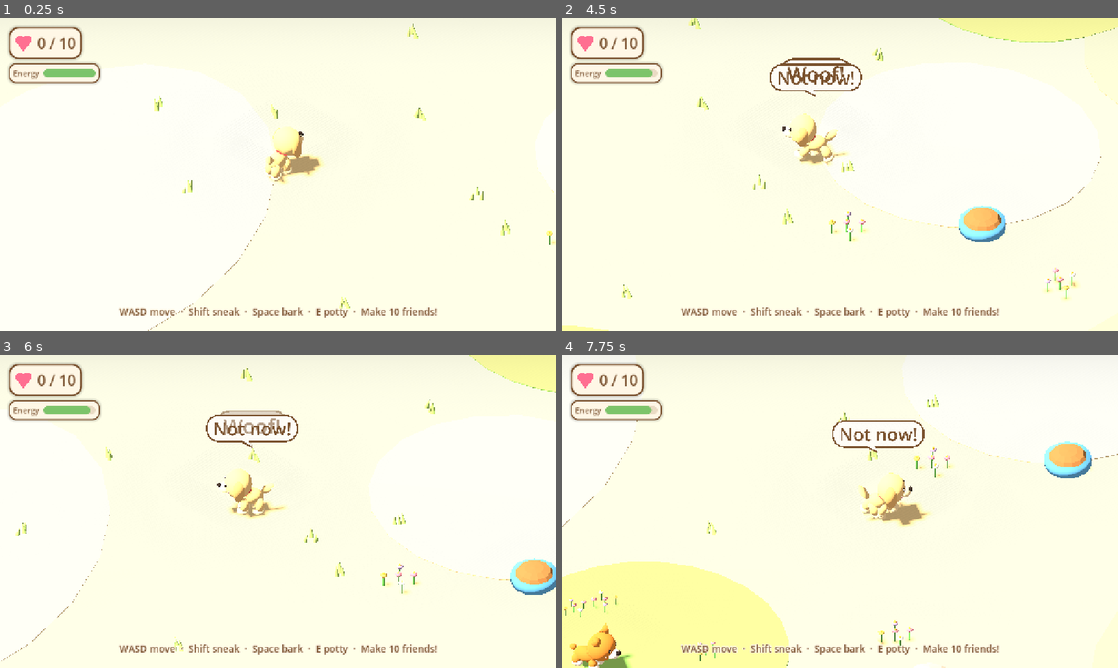
Above: before the commit, frames 1-4 (two rows, left to right).
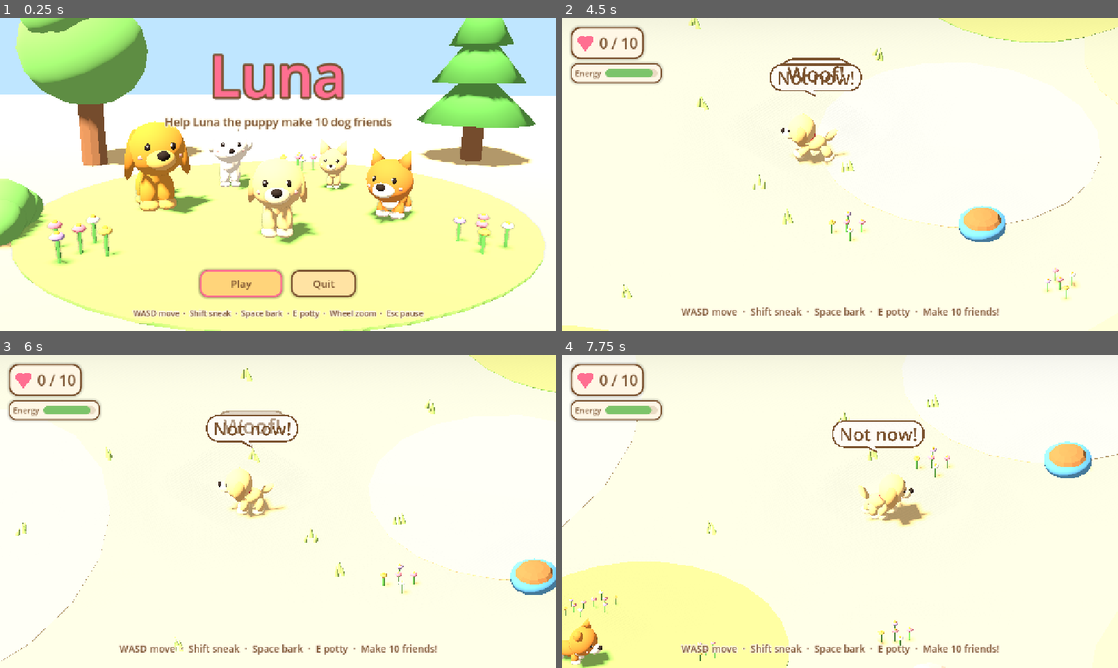
Above: after the commit, the same moments.

Repository: snipey101/Luna
Game: Godot game, scene res://scenes/Splash.tscn
Two runs of this game, one before a commit and one after it. Both use one fixed random seed, a clock stepped at 60 frames per second and the inputs below. Before the commit the project starts from res://scenes/Main.tscn. Sound files missing from this copy of the repository are replaced by a short silence.
Inputs (mouse positions are in pixels of both pictures, inside the frame that each line leads up to):
- Up to frame 1 (0.25 s): no input
- Up to frame 2 (4.5 s): click (801, 284) at 0.5 s, where only the run after the commit has a clickable "Play"; move the mouse to (962, 158) at 1.27 s; hold D (move_right) 1.28-2.03 s; hold Space (bark) 1.28-2.03 s; click (962, 158) at 1.42 s; tap E (potty) at 1.55, 2.1, 3.8 s; move the mouse to (728, 190) at 2.02 s; hold S (move_down) 2.03-2.78 s; click (728, 190) at 2.17 s; tap Shift (sneak) at 2.3 s; move the mouse to (895, 105) at 2.77 s; hold D (move_right) 2.78-3.53 s; hold Shift (sneak) 2.78-3.53 s; click (895, 105) at 2.92 s; tap Space (bark) at 3.05, 3.6 s; move the mouse to (812, 237) at 3.52 s; hold W (move_up) 3.53-4.28 s; click (812, 237) at 3.67 s; move the mouse to (1006, 221) at 4.27 s; hold A (move_left) from 4.28 s (still down); hold E (potty) from 4.28 s (still down); click (1006, 221) at 4.42 s
- Up to frame 3 (6 s): tap Shift (sneak) at 4.55, 5.1 s; tap Escape (pause) at 4.9 s; move the mouse to (111, 464) at 5.02 s; release E (potty) at 5.03 s; click (111, 464) at 5.17 s; tap Space (bark) at 5.3 s; release A (move_left) at 5.75 s; click "Resume" at 5.75 s
- Up to frame 4 (7.75 s): move the mouse to (867, 511) at 6.52 s; hold S (move_down) 6.53-7.28 s; hold = (zoom_in) 6.53-7.28 s; click (867, 511) at 6.67 s; tap E (potty) at 6.8 s; move the mouse to (756, 433) at 7.27 s; hold D (move_right) from 7.28 s (still down); tap - (zoom_out) at 7.35 s; click (756, 433) at 7.42 s; tap Shift (sneak) at 7.55 s

The runs differ from the first frame. In frame 1, 75% of the frame differs, in the area x 0-100%, y 0-100%; in frame 2, 0.2%; in frame 3, less than 0.1%; in frame 4, 1.4%.

Commit message:
Add a title screen
- New Splash scene (now the main scene): Luna and four friends wagging
  and hopping on a little lawn, "Luna" title, tagline, controls, and
  Play / Quit. Enter/Space start, Esc quits; Play fades into the game.
- Shared look: World.add_environment() (moved from main.gd) and static
  Hud.panel_style() / Hud.style_button().
- Debug flags skip the title; --splash shows it, --autoplay presses Play.
- ADR 0017 and README update.

Co-Authored-By: Claude Opus 5.5 <noreply@anthropic.com>

Diff:
--- a/game/project.godot
+++ b/game/project.godot
@@ -7,7 +7,7 @@
 
 config/name="Luna"
 config/description="Help Luna the labrador puppy make 10 dog friends."
-run/main_scene="res://scenes/Main.tscn"
+run/main_scene="res://scenes/Splash.tscn"
 config/features=PackedStringArray("4.7", "Forward Plus")
 
 [autoload]
--- /dev/null
+++ b/game/scenes/Splash.tscn
@@ -0,0 +1,6 @@
+[gd_scene load_steps=2 format=3]
+
+[ext_resource type="Script" path="res://scripts/splash.gd" id="1_splash"]
+
+[node name="Splash" type="Node3D"]
+script = ExtResource("1_splash")
--- a/game/scripts/hud.gd
+++ b/game/scripts/hud.gd
@@ -85,7 +85,7 @@
 
 func _build_energy() -> void:
 	var panel := PanelContainer.new()
-	var sb := _style(CREAM, 16, 3)
+	var sb := panel_style(CREAM, 16, 3)
 	sb.set_content_margin_all(10)
 	panel.add_theme_stylebox_override("panel", sb)
 	panel.position = Vector2(20, 104)
@@ -113,7 +113,21 @@
 	row.add_child(_energy_bar)
 
 
-func _style(bg: Color, radius: int, border := 4) -> StyleBoxFlat:
+## Shared look for buttons (also used by the splash screen).
+static func style_button(btn: Button) -> void:
+	btn.add_theme_font_size_override("font_size", 24)
+	for c in ["font_color", "font_hover_color", "font_pressed_color", "font_focus_color"]:
+		btn.add_theme_color_override(c, BROWN)
+	btn.add_theme_stylebox_override("normal", panel_style(Color("#FFE3A3"), 18))
+	btn.add_theme_stylebox_override("hover", panel_style(Color("#FFD47A"), 18))
+	btn.add_theme_stylebox_override("pressed", panel_style(Color("#F5C060"), 18))
+	var focus := panel_style(Color("#FFD47A"), 18)
+	focus.border_color = Color("#FF6F91")
+	btn.add_theme_stylebox_override("focus", focus)
+
+
+## Cream panel with a brown border (also used by the splash screen).
+static func panel_style(bg: Color, radius: int, border := 4) -> StyleBoxFlat:
 	var sb := StyleBoxFlat.new()
 	sb.bg_color = bg
 	sb.set_corner_radius_all(radius)
@@ -127,7 +141,7 @@
 
 func _build_score() -> void:
 	var panel := PanelContainer.new()
-	panel.add_theme_stylebox_override("panel", _style(CREAM, 22))
+	panel.add_theme_stylebox_override("panel", panel_style(CREAM, 22))
 	panel.position = Vector2(20, 20)
 	add_child(panel)
 	_score_box = panel
@@ -172,7 +186,7 @@
 	center.set_anchors_preset(Control.PRESET_FULL_RECT)
 	dim.add_child(center)
 	var panel := PanelContainer.new()
-	var sb := _style(CREAM, 32, 6)
+	var sb := panel_style(CREAM, 32, 6)
 	sb.set_content_margin_all(36)
 	panel.add_theme_stylebox_override("panel", sb)
 	center.add_child(panel)
@@ -203,15 +217,7 @@
 		var btn := Button.new()
 		btn.text = spec[0]
 		btn.custom_minimum_size = Vector2(170, 56)
-		btn.add_theme_font_size_override("font_size", 24)
-		btn.add_theme_color_override("font_color", BROWN)
-		btn.add_theme_color_override("font_hover_color", BROWN)
-		btn.add_theme_color_override("font_pressed_color", BROWN)
-		btn.add_theme_color_override("font_focus_color", BROWN)
-		btn.add_theme_stylebox_override("normal", _style(Color("#FFE3A3"), 18))
-		btn.add_theme_stylebox_override("hover", _style(Color("#FFD47A"), 18))
-		btn.add_theme_stylebox_override("pressed", _style(Color("#F5C060"), 18))
-		btn.add_theme_stylebox_override("focus", StyleBoxEmpty.new())
+		style_button(btn)
 		btn.pressed.connect(spec[1])
 		row.add_child(btn)
 	return dim
--- a/game/scripts/main.gd
+++ b/game/scripts/main.gd
@@ -23,7 +23,7 @@
 	var seed_value: int = seed_override if seed_override >= 0 else int(_args.get("seed", randi()))
 	_rng.seed = seed_value
 
-	_build_environment()
+	World.add_environment(self)
 	world = World.new()
 	add_child(world)
 	world.build(seed_value)
@@ -62,32 +62,6 @@
 		_needs_demo.call_deferred()
 	if _args.has("screenshot"):
 		_take_screenshot(_args.screenshot, float(_args.get("shot-delay", 2.0)))
-
-
-func _build_environment() -> void:
-	var env := Environment.new()
-	env.background_mode = Environment.BG_COLOR
-	env.background_color = Color("#BFE6FF")
-	env.ambient_light_source = Environment.AMBIENT_SOURCE_COLOR
-	env.ambient_light_color = Color("#FFF1DC")
-	env.ambient_light_energy = 0.55
-	env.tonemap_mode = Environment.TONE_MAPPER_LINEAR
-	env.ssao_enabled = true
-	env.ssao_radius = 0.6
-	env.ssao_intensity = 1.2
-	var we := WorldEnvironment.new()
-	we.environment = env
-	add_child(we)
-
-	var sun := DirectionalLight3D.new()
-	sun.rotation_degrees = Vector3(-55, -30, 0)
-	sun.light_color = Color("#FFF0D2")
-	sun.light_energy = 1.05
-	sun.shadow_enabled = true
-	sun.shadow_blur = 1.5
-	sun.directional_shadow_mode = DirectionalLight3D.SHADOW_ORTHOGONAL
-	sun.directional_shadow_max_distance = 70.0
-	add_child(sun)
 
 
 func _spawn_dogs() -> void:
--- /dev/null
+++ b/game/scripts/splash.gd
@@ -0,0 +1,218 @@
+extends Node3D
+## Title screen: Luna and a few friends wagging on a little lawn, with the
+## game title and Play / Quit. Enter, Space or a click on Play starts.
+##
+## Any debug flags on the command line (e.g. --screenshot) skip straight to
+## the game, unless --splash is given (for screenshots of this screen).
+## --splash --autoplay presses Play after a moment, to check the hand-over.
+
+const MAIN_SCENE := "res://scenes/Main.tscn"
+const PINK := Color("#FF6F91")
+
+## [breed, position, facing (deg)]: Luna front and centre.
+const CAST := [
+	["luna", Vector3(0, 0, 0.6), 0.0],
+	["golden", Vector3(-1.9, 0, -0.6), 25.0],
+	["corgi", Vector3(1.7, 0, -0.2), -30.0],
+	["poodle", Vector3(-0.9, 0, -2.0), 10.0],
+	["chihuahua", Vector3(1.0, 0, -1.8), -15.0],
+]
+
+var _dogs: Array[Dictionary] = []  # {model, anim}
+var _camera: Camera3D
+var _t := 0.0
+var _hop := 2.0
+var _starting := false
+var _fade: ColorRect
+
+
+func _ready() -> void:
+	var args := OS.get_cmdline_user_args()
+	if not args.is_empty() and not "--splash" in args:
+		get_tree().change_scene_to_file.call_deferred(MAIN_SCENE)
+		return
+	World.add_environment(self)
+	_build_stage()
+	_build_ui()
+	Sfx.start_music()
+	if "--autoplay" in args:
+		get_tree().create_timer(0.8).timeout.connect(_start)
+	elif "--splash" in args:
+		_screenshot_if_asked(args)
+
+
+func _process(delta: float) -> void:
+	_t += delta
+	# Gentle camera sway.
+	_camera.position.x = sin(_t * 0.3) * 0.6
+	_camera.look_at(Vector3(0, 0.55, -0.4))
+	# Every couple of seconds a random dog does a happy hop.
+	_hop -= delta
+	if _hop <= 0.0 and not _dogs.is_empty():
+		_hop = randf_range(1.2, 2.4)
+		var d: Dictionary = _dogs.pick_random()
+		d.anim.squash()
+		var m: Node3D = d.model
+		var tw := create_tween()
+		tw.tween_property(m, "position:y", 0.25, 0.15).set_ease(Tween.EASE_OUT).set_trans(Tween.TRANS_QUAD)
+		tw.tween_property(m, "position:y", 0.0, 0.18).set_ease(Tween.EASE_IN).set_trans(Tween.TRANS_QUAD)
+
+
+func _unhandled_input(event: InputEvent) -> void:
+	if event.is_action_pressed("pause"):
+		get_tree().quit()
+
+
+func _start() -> void:
+	if _starting:
+		return
+	_starting = true
+	Sfx.play("bark", -2.0, 0.1)
+	var tw := create_tween()
+	tw.tween_property(_fade, "color:a", 1.0, 0.4)
+	tw.tween_callback(func(): get_tree().change_scene_to_file(MAIN_SCENE))
+
+
+func _build_stage() -> void:
+	_camera = Camera3D.new()
+	_camera.fov = 38.0
+	_camera.position = Vector3(0, 2.0, 6.2)
+	add_child(_camera)
+	_camera.current = true
+
+	var ground := MeshInstance3D.new()
+	var plane := PlaneMesh.new()
+	plane.size = Vector2(80, 80)
+	var sand := StandardMaterial3D.new()
+	sand.albedo_color = World.SAND
+	sand.roughness = 1.0
+	plane.material = sand
+	ground.mesh = plane
+	add_child(ground)
+
+	var lawn := MeshInstance3D.new()
+	var disc := CylinderMesh.new()
+	disc.top_radius = 3.6
+	disc.bottom_radius = 3.6
+	disc.height = 0.06
+	disc.radial_segments = 40
+	var grass := StandardMaterial3D.new()
+	grass.albedo_color = World.GRASS
+	grass.roughness = 1.0
+	disc.material = grass
+	lawn.mesh = disc
+	lawn.position = Vector3(0, 0, -0.6)
+	add_child(lawn)
+
+	var props := [
+		[World.TREE_ROUND, Vector3(-4.2, 0, -4.0), 1.2],
+		[World.TREE_PINE, Vector3(4.6, 0, -4.6), 1.3],
+		[World.TREE_ROUND, Vector3(6.5, 0, -1.0), 1.0],
+		[World.BUSH, Vector3(-3.6, 0, 0.6), 0.9],
+		[World.FLOWERS, Vector3(-2.2, 0.02, 1.4), 1.6],
+		[World.FLOWERS, Vector3(2.4, 0.02, 1.1), 1.4],
+		[World.FLOWERS, Vector3(0.4, 0.02, -3.2), 1.5],
+	]
+	for p in props:
+		var inst: Node3D = (p[0] as PackedScene).instantiate()
+		inst.position = p[1]
+		inst.scale = Vector3.ONE * p[2]
+		inst.rotation.y = randf() * TAU
+		add_child(inst)
+
+	for c in CAST:
+		var holder := Node3D.new()
+		holder.position = c[1]
+		add_child(holder)
+		var model: Node3D = Breeds.model_for(c[0]).instantiate()
+		# Models face -Z; turn them to the camera, angled a little for character.
+		model.rotation.y = PI + deg_to_rad(c[2])
+		holder.add_child(model)
+		var anim := DogAnim.new()
+		anim.wag = 1.0
+		holder.add_child(anim)
+		anim.setup(model)
+		_dogs.append({"model": model, "anim": anim})
+
+
+func _build_ui() -> void:
+	var ui := CanvasLayer.new()
+	add_child(ui)
+
+	var col := VBoxContainer.new()
+	col.set_anchors_and_offsets_preset(Control.PRESET_CENTER_TOP)
+	col.grow_horizontal = Control.GROW_DIRECTION_BOTH
+	col.offset_top = 40
+	col.add_theme_constant_override("separation", 0)
+	ui.add_child(col)
+
+	var title := Label.new()
+	title.text = "Luna"
+	title.horizontal_alignment = HORIZONTAL_ALIGNMENT_CENTER
+	title.add_theme_font_size_override("font_size", 132)
+	title.add_theme_color_override("font_color", PINK)
+	title.add_theme_color_override("font_outline_color", Hud.BROWN)
+	title.add_theme_constant_override("outline_size", 22)
+	title.add_theme_color_override("font_shadow_color", Color(0, 0, 0, 0.18))
+	title.add_theme_constant_override("shadow_offset_y", 6)
+	col.add_child(title)
+
+	var tag := Label.new()
+	tag.text = "Help Luna the puppy make 10 dog friends"
+	tag.horizontal_alignment = HORIZONTAL_ALIGNMENT_CENTER
+	tag.add_theme_font_size_override("font_size", 26)
+	tag.add_theme_color_override("font_color", Hud.BROWN)
+	tag.add_theme_color_override("font_outline_color", Hud.CREAM)
+	tag.add_theme_constant_override("outline_size", 10)
+	col.add_child(tag)
+
+	var buttons := HBoxContainer.new()
+	buttons.set_anchors_and_offsets_preset(Control.PRESET_CENTER_BOTTOM)
+	buttons.grow_horizontal = Control.GROW_DIRECTION_BOTH
+	buttons.grow_vertical = Control.GROW_DIRECTION_BEGIN
+	buttons.offset_bottom = -78
+	buttons.alignment = BoxContainer.ALIGNMENT_CENTER
+	buttons.add_theme_constant_override("separation", 20)
+	ui.add_child(buttons)
+	var play := Button.new()
+	play.text = "Play"
+	play.custom_minimum_size = Vector2(190, 60)
+	Hud.style_button(play)
+	play.pressed.connect(_start)
+	buttons.add_child(play)
+	var quit := Button.new()
+	quit.text = "Quit"
+	quit.custom_minimum_size = Vector2(150, 60)
+	Hud.style_button(quit)
+	quit.pressed.connect(get_tree().quit)
+	buttons.add_child(quit)
+	play.grab_focus.call_deferred()  # Enter / Space start the game
+
+	var controls := Label.new()
+	controls.text = "WASD move  ·  Shift sneak  ·  Space bark  ·  E potty  ·  Wheel zoom  ·  Esc pause"
+	controls.set_anchors_and_offsets_preset(Control.PRESET_CENTER_BOTTOM)
+	controls.grow_horizontal = Control.GROW_DIRECTION_BOTH
+	controls.grow_vertical = Control.GROW_DIRECTION_BEGIN
+	controls.offset_bottom = -28
+	controls.horizontal_alignment = HORIZONTAL_ALIGNMENT_CENTER
+	controls.add_theme_font_size_override("font_size", 18)
+	controls.add_theme_color_override("font_color", Hud.BROWN)
+	controls.add_theme_color_override("font_outline_color", Hud.CREAM)
+	controls.add_theme_constant_override("outline_size", 8)
+	ui.add_child(controls)
+
+	_fade = ColorRect.new()
+	_fade.color = Color(Hud.CREAM, 0.0)
+	_fade.set_anchors_preset(Control.PRESET_FULL_RECT)
+	_fade.mouse_filter = Control.MOUSE_FILTER_IGNORE
+	ui.add_child(_fade)
+
+
+func _screenshot_if_asked(args: PackedStringArray) -> void:
+	for a in args:
+		if a.begins_with("--screenshot="):
+			await get_tree().create_timer(1.5).timeout
+			await RenderingServer.frame_post_draw
+			get_viewport().get_texture().get_image().save_png(a.trim_prefix("--screenshot="))
+			print("screenshot saved")
+			get_tree().quit()
--- a/game/scripts/world.gd
+++ b/game/scripts/world.gd
@@ -35,6 +35,34 @@
 var nav_region: NavigationRegion3D
 var _blocked: Array = []  # [Vector2 centre, radius]
 var _rng := RandomNumberGenerator.new()
+
+
+## Sky colour, soft ambient light and a warm sun with shadows. Shared with
+## the splash screen so both look the same.
+static func add_environment(parent: Node) -> void:
+	var env := Environment.new()
+	env.background_mode = Environment.BG_COLOR
+	env.background_color = Color("#BFE6FF")
+	env.ambient_light_source = Environment.AMBIENT_SOURCE_COLOR
+	env.ambient_light_color = Color("#FFF1DC")
+	env.ambient_light_energy = 0.55
+	env.tonemap_mode = Environment.TONE_MAPPER_LINEAR
+	env.ssao_enabled = true
+	env.ssao_radius = 0.6
+	env.ssao_intensity = 1.2
+	var we := WorldEnvironment.new()
+	we.environment = env
+	parent.add_child(we)
+
+	var sun := DirectionalLight3D.new()
+	sun.rotation_degrees = Vector3(-55, -30, 0)
+	sun.light_color = Color("#FFF0D2")
+	sun.light_energy = 1.05
+	sun.shadow_enabled = true
+	sun.shadow_blur = 1.5
+	sun.directional_shadow_mode = DirectionalLight3D.SHADOW_ORTHOGONAL
+	sun.directional_shadow_max_distance = 70.0
+	parent.add_child(sun)
 
 
 func build(seed_value: int) -> void:
Not shown, added: game/scripts/splash.gd.uid
Not shown, changed: README.md
Not shown, added: docs/adr/0017-title-screen.md
Not shown, changed: docs/adr/README.md
